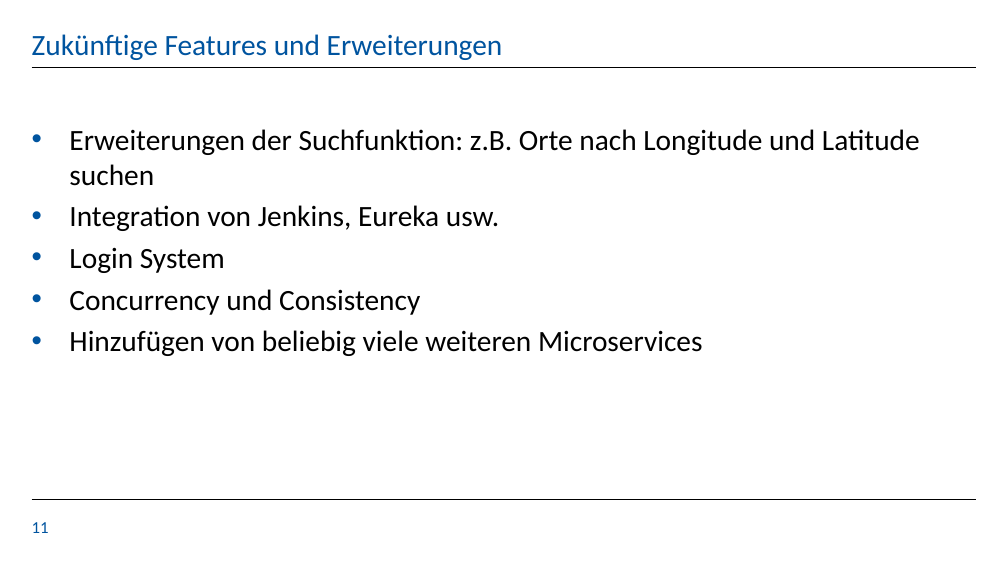
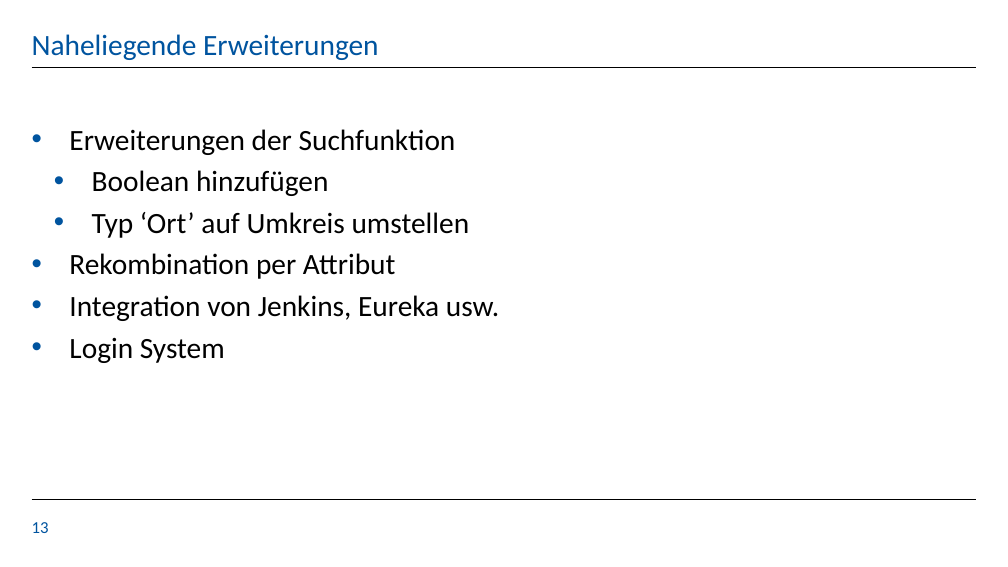
Before and after one commit to KaloyanT/gdis_test_suite, a slide deck: slide 13 of finalPresentationFiles/GDIS_Final_Presentation.pptx (slide 11 before the commit). Drawn at 1008x567 pixels with LibreOffice and Linux fonts; fonts in the diff are those of the drawing; background and template pictures are left out. Boxes give left, top, right and bottom in pixels: in the first picture for what was removed or moved away, otherwise in the second. Text is boxed around its words. In the diff, an @@ line names an element or a change of style, - is before the commit and + after.

```diff
--- a/finalPresentationFiles/GDIS_Final_Presentation.pptx
+++ b/finalPresentationFiles/GDIS_Final_Presentation.pptx
@@ title at (x1=32, y1=34, x2=379, y2=60): text changed @@
-Zukünftige Features und Erweiterungen
+Naheliegende Erweiterungen
@@ text at (x1=69, y1=129, x2=470, y2=279): text changed @@
-• Erweiterungen der Suchfunktion: z.B. Orte nach Longitude und Latitude suchen
+• Erweiterungen der Suchfunktion
+  • Boolean hinzufügen
+  • Typ ‘Ort’ auf Umkreis umstellen
+• Rekombination per Attribut
@@ text at (x1=69, y1=289, x2=703, y2=356): paragraphs removed @@
-• Concurrency und Consistency
-• Hinzufügen von beliebig viele weiteren Microservices
@@ page number at (x1=32, y1=522, x2=49, y2=533): text changed @@
-11
+13
```
Also in this commit, not shown: 3 other slides changed, 7 slides added, 5 slides removed.
